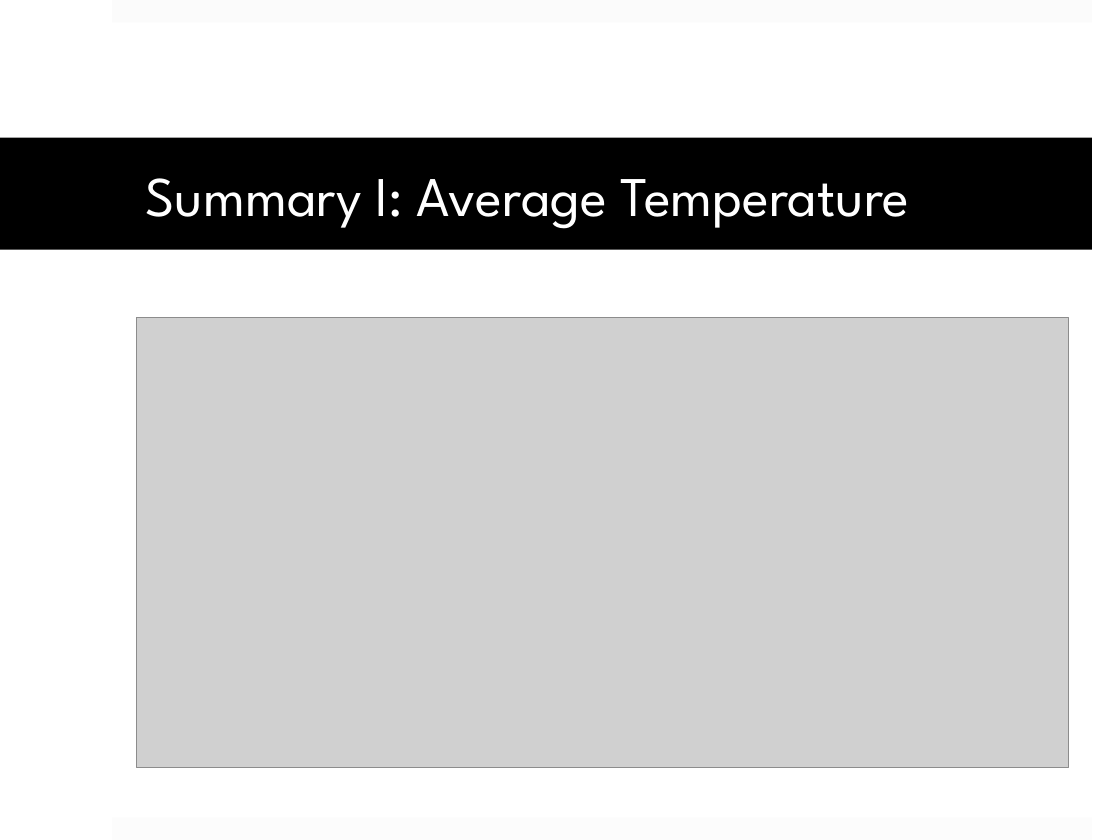
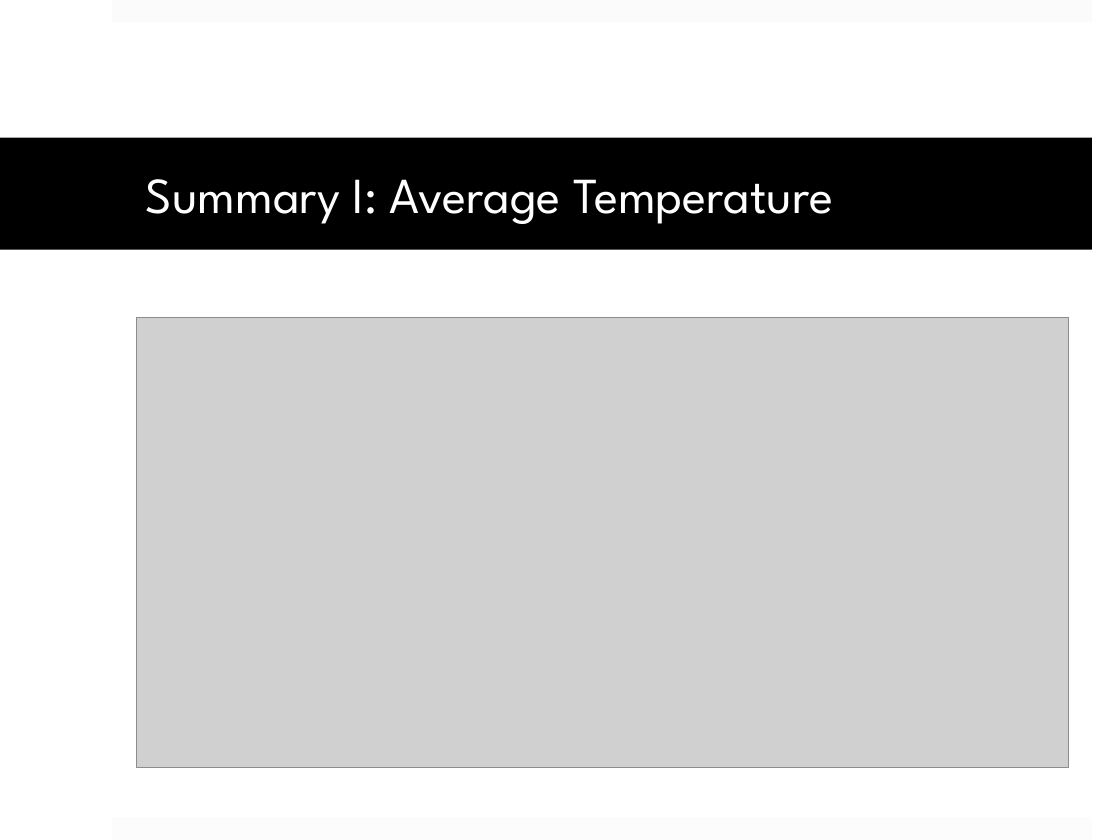
Before and after one commit to analyticsneu/CSYE7374_FinalProject, a slide deck: slide 7 of Group10_Weather_Data_Analytics/Group10_Presentation.pptx (slide 6 before the commit). Drawn at 1120x840 pixels with LibreOffice and Linux fonts; fonts in the diff are those of the drawing; grey boxes stand for pictures. Boxes give left, top, right and bottom in pixels: in the first picture for what was removed or moved away, otherwise in the second. Text is boxed around its words. In the diff, an @@ line names an element or a change of style, - is before the commit and + after.

```diff
--- a/Group10_Weather_Data_Analytics/Group10_Presentation.pptx
+++ b/Group10_Weather_Data_Analytics/Group10_Presentation.pptx
@@ title "Summary I: Average Temperature" at bbox=[0, 138, 1092, 250]: size 36 to 32.4 pt @@
```
Also in this commit, not shown: 2 other slides changed, 1 slide added, 1 other file.
